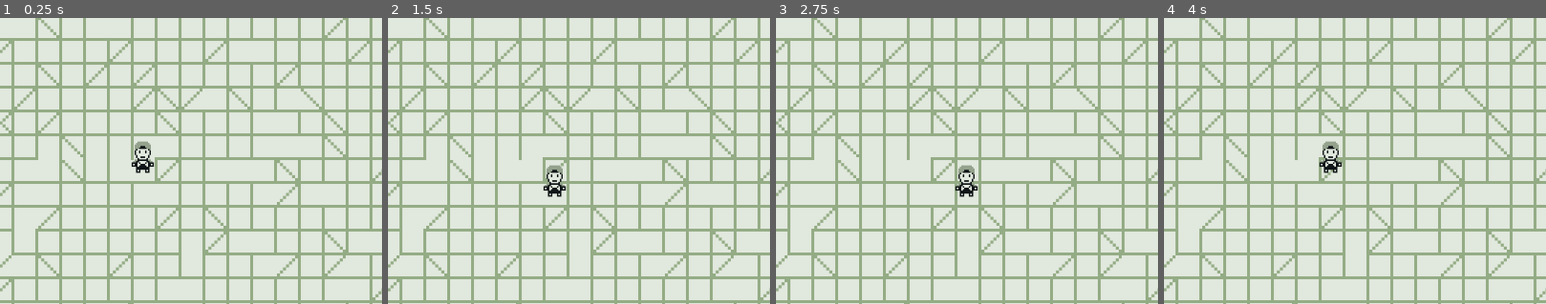
Above: before the commit, frames 1-4 (left to right).
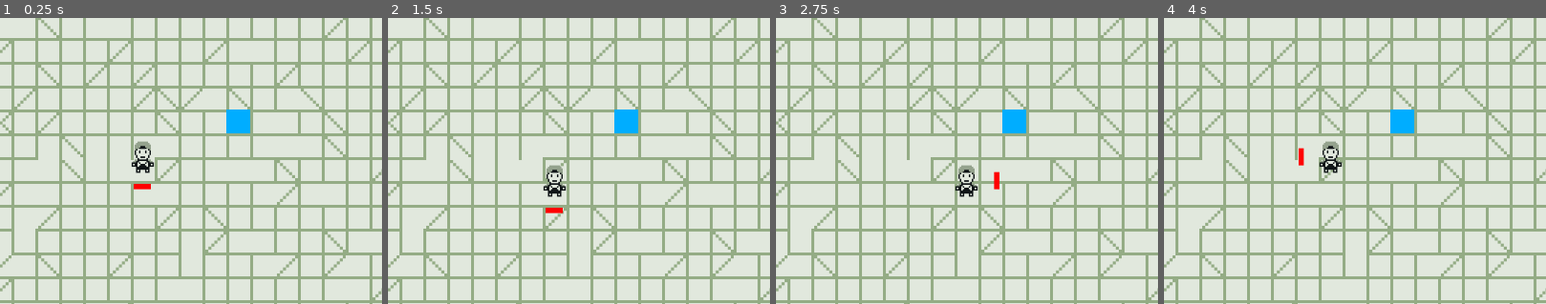
Above: after the commit, the same moments.

Repository: kabIndepthnotes/tiny_jam_nov_2025_limited_space
Game: Godot game, scene res://scenes/main_level.tscn
The game is run twice, just before and just after one commit, with the same random seed, the same clock (stepped at 60 frames per second) and the same inputs.
Inputs:
- Up to frame 1 (0.25 s): no input
- Up to frame 2 (1.5 s): tap Enter at 0.5 s; hold D (move_right) 0.53-1.28 s; tap Space at 1.25 s; hold S (move_down) from 1.28 s (still down)
- Up to frame 3 (2.75 s): tap Enter at 2 s; release S (move_down) at 2.03 s; hold D (move_right) from 2.03 s (still down)
- Up to frame 4 (4 s): tap Space at 2.75 s; release D (move_right) at 2.78 s; hold W (move_up) 2.78-3.53 s; tap Enter at 3.5 s; hold A (move_left) from 3.53 s (still down)
The pictures show only the part of the screen within x 33-83%, y 26-76%; the shares and areas given below are measured in that part.

The runs differ from the first frame. In frame 1, 0.6% of the frame differs, in the area x 35-66%, y 32-60%; in frame 2, 0.6%; in frame 3, 0.6%, in the area x 57-66%, y 32-60%; in frame 4, 0.6%.

Commit message:
added a debug direction system as there are no sprites

Diff:
--- /dev/null
+++ b/scenes/interactable_cube.tscn
@@ -0,0 +1,15 @@
+[gd_scene load_steps=2 format=3 uid="uid://csrqk3wxqphtm"]
+
+[sub_resource type="RectangleShape2D" id="RectangleShape2D_cmccm"]
+size = Vector2(40, 40)
+
+[node name="InteractableCube" type="StaticBody2D"]
+
+[node name="ColorRect" type="ColorRect" parent="."]
+offset_right = 40.0
+offset_bottom = 40.0
+color = Color(0, 0.6784314, 1, 1)
+
+[node name="CollisionShape2D" type="CollisionShape2D" parent="."]
+position = Vector2(20, 20)
+shape = SubResource("RectangleShape2D_cmccm")
--- a/scenes/main_level.tscn
+++ b/scenes/main_level.tscn
@@ -1,7 +1,8 @@
-[gd_scene load_steps=3 format=3 uid="uid://ljw7rv755i64"]
+[gd_scene load_steps=4 format=3 uid="uid://ljw7rv755i64"]
 
 [ext_resource type="Texture2D" uid="uid://d7pa2csth2ko" path="res://assets/floor.png" id="1_v3uhd"]
 [ext_resource type="PackedScene" uid="uid://cuxsd4ia7t206" path="res://scenes/mc.tscn" id="2_ufxs0"]
+[ext_resource type="PackedScene" uid="uid://csrqk3wxqphtm" path="res://scenes/interactable_cube.tscn" id="3_6we3w"]
 
 [node name="main_level" type="Node2D"]
 
@@ -14,3 +15,7 @@
 [node name="MC" parent="." instance=ExtResource("2_ufxs0")]
 position = Vector2(512, 384)
 scale = Vector2(4, 4)
+
+[node name="InteractableCube" parent="." instance=ExtResource("3_6we3w")]
+position = Vector2(640, 320)
+scale = Vector2(0.7894629, 0.79660857)
--- a/scenes/mc.tscn
+++ b/scenes/mc.tscn
@@ -17,3 +17,33 @@
 [node name="CollisionShape2D" type="CollisionShape2D" parent="."]
 scale = Vector2(0.5, 0.5)
 shape = SubResource("RectangleShape2D_i6vl1")
+
+[node name="DirectionArrowDown" type="ColorRect" parent="."]
+offset_left = -3.0
+offset_top = 9.0
+offset_right = 2.7276917
+offset_bottom = 10.657513
+color = Color(1, 0, 0, 1)
+
+[node name="DirectionArrowUp" type="ColorRect" parent="."]
+offset_left = -3.0
+offset_top = -11.0
+offset_right = 2.7276917
+offset_bottom = -9.342487
+color = Color(1, 0, 0, 1)
+
+[node name="DirectionArrowLeft" type="ColorRect" parent="."]
+offset_left = -9.0
+offset_top = -3.0
+offset_right = -3.2723083
+offset_bottom = -1.3424873
+rotation = 1.5707964
+color = Color(1, 0, 0, 1)
+
+[node name="DirectionArrowRight" type="ColorRect" parent="."]
+offset_left = 11.0
+offset_top = -3.0
+offset_right = 16.727692
+offset_bottom = -1.3424873
+rotation = 1.5707964
+color = Color(1, 0, 0, 1)
--- a/scripts/mc.gd
+++ b/scripts/mc.gd
@@ -5,21 +5,23 @@
 
 # vars
 # tile_vectors
-var tile_size = 8*4 # 8 pixels scaled by 4
+var tile_size = 8 * 4 # 8 pixels scaled by 4
 
 var inputs = {"move_right": Vector2.RIGHT,
 			"move_left": Vector2.LEFT,
 			"move_up": Vector2.UP,
 			"move_down": Vector2.DOWN}
 var screen_size
+var facing_direction = Vector2.DOWN # Track current facing direction
 
 # builtin_functions
 func _ready():
 	# _ready
 	position = position.snapped(Vector2.ONE * tile_size)
-	position.x += tile_size/2
+	position.x += tile_size / 2
 	screen_size = get_viewport_rect().size
 	print(position.x)
+	update_direction_arrow() # Initialize arrow direction
 
 
 func _unhandled_input(event):
@@ -34,5 +36,35 @@
 
 # custom_functions
 func move(dir):
-	position += inputs[dir] * tile_size
-	position = position.clamp(Vector2.ZERO, screen_size)
+	# move
+	var movement = inputs[dir] * tile_size
+	var collision = move_and_collide(movement, true)
+	if collision == null:
+		position += movement
+		position = position.clamp(Vector2.ZERO, screen_size)
+		# Update facing direction when movement succeeds
+		facing_direction = inputs[dir]
+		update_direction_arrow()
+
+
+func update_direction_arrow():
+	# Shows the correct directional arrow and hides the others
+	# Hide all arrows first
+	if has_node("DirectionArrowUp"):
+		get_node("DirectionArrowUp").visible = false
+	if has_node("DirectionArrowDown"):
+		get_node("DirectionArrowDown").visible = false
+	if has_node("DirectionArrowLeft"):
+		get_node("DirectionArrowLeft").visible = false
+	if has_node("DirectionArrowRight"):
+		get_node("DirectionArrowRight").visible = false
+
+	# Show only the correct arrow based on facing direction
+	if facing_direction == Vector2.UP and has_node("DirectionArrowUp"):
+		get_node("DirectionArrowUp").visible = true
+	elif facing_direction == Vector2.DOWN and has_node("DirectionArrowDown"):
+		get_node("DirectionArrowDown").visible = true
+	elif facing_direction == Vector2.LEFT and has_node("DirectionArrowLeft"):
+		get_node("DirectionArrowLeft").visible = true
+	elif facing_direction == Vector2.RIGHT and has_node("DirectionArrowRight"):
+		get_node("DirectionArrowRight").visible = true
